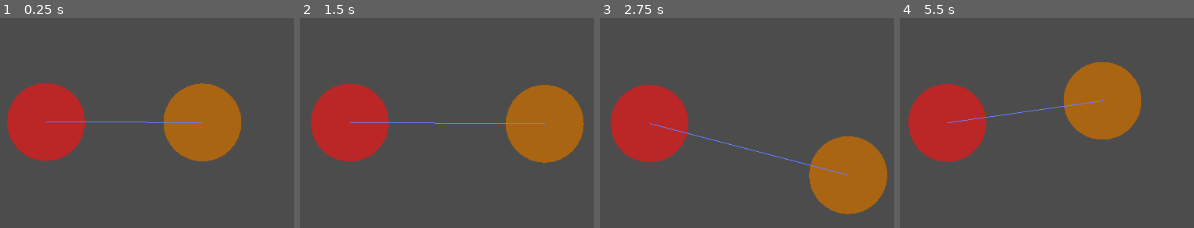
Above: before the commit, frames 1-4 (left to right).
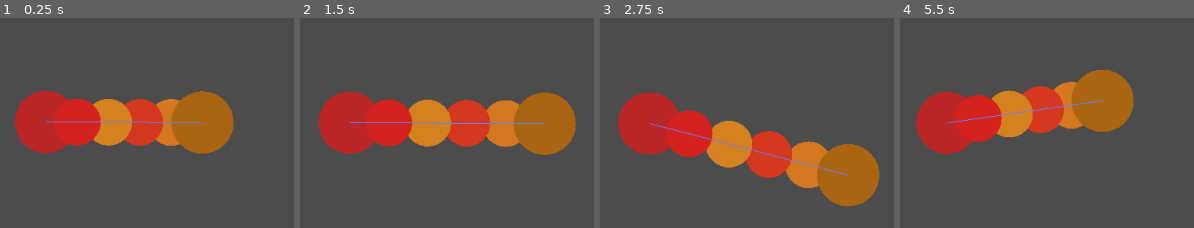
Above: after the commit, the same moments.

Repository: AlecTroemel/LudumDare46-EarlyWorm
Game: Godot game, scene res://InchWorm.tscn
Same seed, same stepped clock (60 frames per second), same inputs: the game is played once before the commit and once after it. The project has no main scene, so this scene is started directly.
Inputs:
- Up to frame 1 (0.25 s): no input
- Up to frame 2 (1.5 s): tap Enter (ui_accept) at 0.5, 0.77 s; hold Right (ui_right) 0.53-1.28 s; tap Space at 0.6, 1.35 s; hold Down (ui_down) from 1.28 s (still down)
- Up to frame 3 (2.75 s): tap Enter (ui_accept) at 1.52 s; release Down (ui_down) at 2.03 s; hold Right (ui_right) from 2.03 s (still down); tap Space at 2.1 s
- Up to frame 4 (5.5 s): release Right (ui_right) at 2.78 s; hold Up (ui_up) 2.78-3.53 s; tap Space every 0.75 s from 2.85 to 5.1 s; tap Enter (ui_accept) at 3.02, 3.77, 4.52 s; hold Left (ui_left) 3.53-5.03 s; hold Down (ui_down) from 5.03 s (still down)

The runs differ from the first frame. In frame 1, 13% of the frame differs, in the area x 2-82%, y 30-69%; in frame 2, 14%; in frame 3, 15%, in the area x 3-98%, y 31-94%; in frame 4, 13%.

Commit message:
add body segments

Diff:
--- /dev/null
+++ b/Body.gd
@@ -0,0 +1,7 @@
+extends Node2D
+
+export (Color) var color = null
+export (int) var radius = 10
+
+func _draw():
+	draw_circle(Vector2(0,0), radius, color)
--- /dev/null
+++ b/Body.tscn
@@ -0,0 +1,6 @@
+[gd_scene load_steps=2 format=2]
+
+[ext_resource path="res://Body.gd" type="Script" id=1]
+
+[node name="Body" type="Node2D"]
+script = ExtResource( 1 )
--- a/InchWorm.gd
+++ b/InchWorm.gd
@@ -1,4 +1,13 @@
 extends Node2D
+
+func place_body():
+	var dist = $Head.position.distance_to($Butt.position)
+	var u = ($Head.position - $Butt.position).normalized()
+
+	$Body.position =  $Butt.position + (dist * 0.2 * u)
+	$Body2.position =  $Butt.position + (dist * 0.4 * u)
+	$Body3.position =  $Butt.position + (dist * 0.6 * u)
+	$Body4.position =  $Butt.position + (dist * 0.8 * u)
 
 func _ready():
 	$Line2D.add_point($Head.position)
@@ -6,6 +15,7 @@
 
 	$Head.mode=1
 	$Butt.mode=0
+
 
 func _input(event):
 	if event is InputEventKey:
@@ -27,5 +37,6 @@
 	$SpringJoint2.position = $Butt.position
 	$SpringJoint2.look_at($Head.position)
 
+	place_body()
 #func _physics_process(delta):
 #	if Input.is_action_just_pressed("ui_accept"):
--- a/InchWorm.tscn
+++ b/InchWorm.tscn
@@ -1,7 +1,8 @@
-[gd_scene load_steps=3 format=2]
+[gd_scene load_steps=4 format=2]
 
 [ext_resource path="res://InchWorm.gd" type="Script" id=1]
 [ext_resource path="res://Point.tscn" type="PackedScene" id=2]
+[ext_resource path="res://Body.tscn" type="PackedScene" id=3]
 
 [node name="InchWorm" type="Node2D"]
 script = ExtResource( 1 )
@@ -33,10 +34,28 @@
 [node name="Head" parent="." instance=ExtResource( 2 )]
 position = Vector2( 371.2, 293.609 )
 color = Color( 0.737255, 0.152941, 0.152941, 1 )
+radius = 40
+
+[node name="Body" parent="." instance=ExtResource( 3 )]
+color = Color( 0.835294, 0.47451, 0.12549, 1 )
+radius = 30
+
+[node name="Body2" parent="." instance=ExtResource( 3 )]
+color = Color( 0.835294, 0.223529, 0.12549, 1 )
+radius = 30
+
+[node name="Body3" parent="." instance=ExtResource( 3 )]
+color = Color( 0.835294, 0.509804, 0.12549, 1 )
+radius = 30
+
+[node name="Body4" parent="." instance=ExtResource( 3 )]
+color = Color( 0.835294, 0.141176, 0.12549, 1 )
+radius = 30
 
 [node name="Butt" parent="." instance=ExtResource( 2 )]
 position = Vector2( 571.418, 294.212 )
 color = Color( 0.670588, 0.4, 0.0784314, 1 )
+radius = 40
 
 [node name="Line2D" type="Line2D" parent="."]
 width = 1.0
--- a/Point.gd
+++ b/Point.gd
@@ -17,4 +17,4 @@
 		apply_impulse(Vector2(0,0), Vector2(0,-10))
 
 func _draw():
-	draw_circle(Vector2(0,0),radius,color)
+	draw_circle(Vector2(0,0), radius, color)
